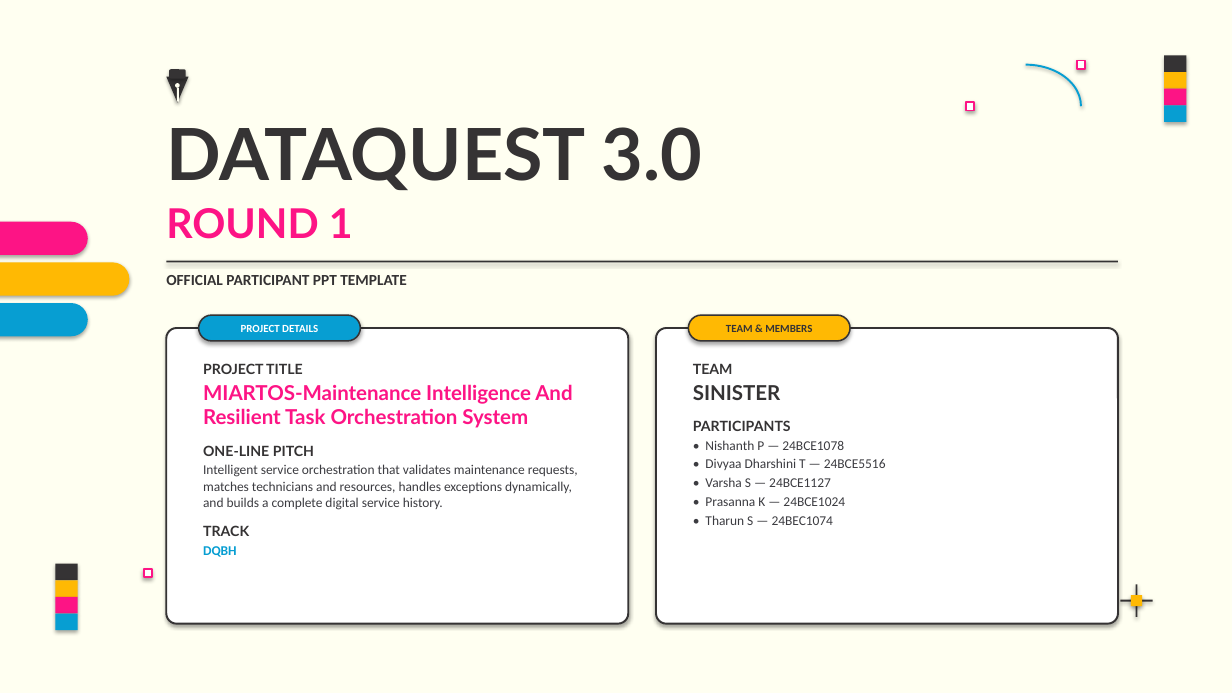
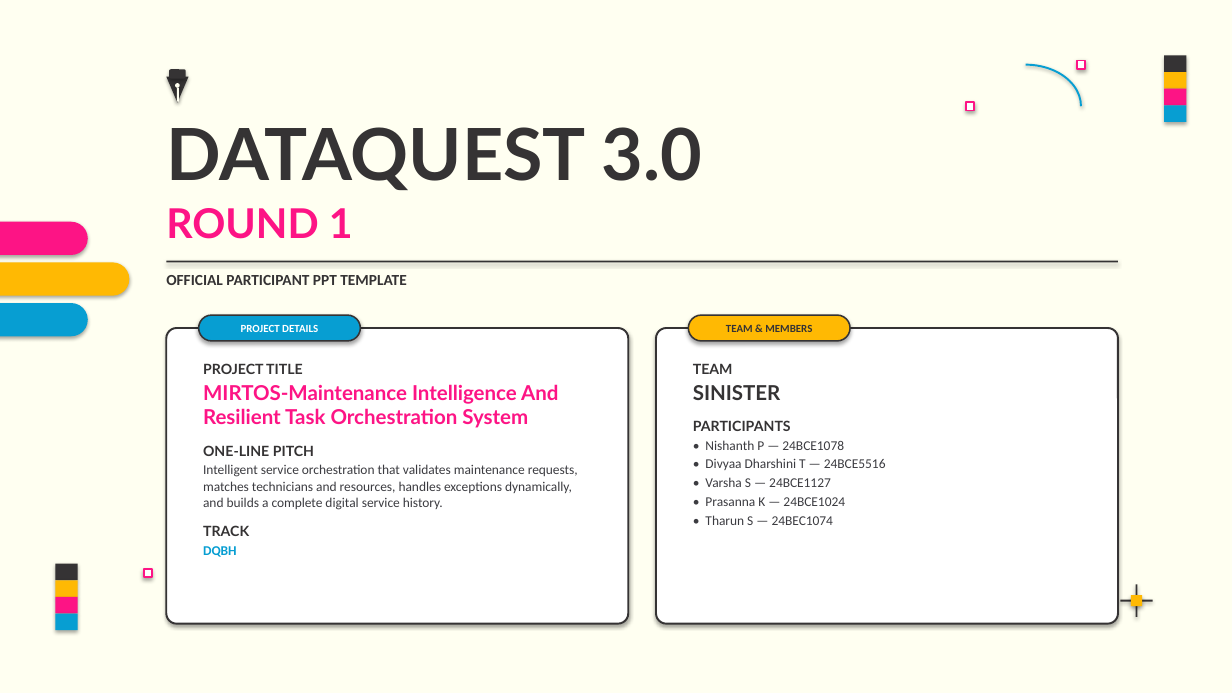
Before and after one commit to DivyaaDharhsini/dataquest3.0, a slide deck: slide 1 of DATAQUEST_3_0_DQBH.pptx. Drawn at 1232x693 pixels with LibreOffice and Linux fonts; fonts in the diff are those of the drawing. Boxes give left, top, right and bottom in pixels: in the first picture for what was removed or moved away, otherwise in the second. Text is boxed around its words. In the diff, an @@ line names an element or a change of style, - is before the commit and + after.

```diff
--- a/DATAQUEST_3_0_DQBH.pptx
+++ b/DATAQUEST_3_0_DQBH.pptx
@@ text at (x1=203, y1=384, x2=558, y2=428): text changed @@
-MIARTOS-Maintenance Intelligence And Resilient Task Orchestration System
+MIRTOS-Maintenance Intelligence And Resilient Task Orchestration System
```
